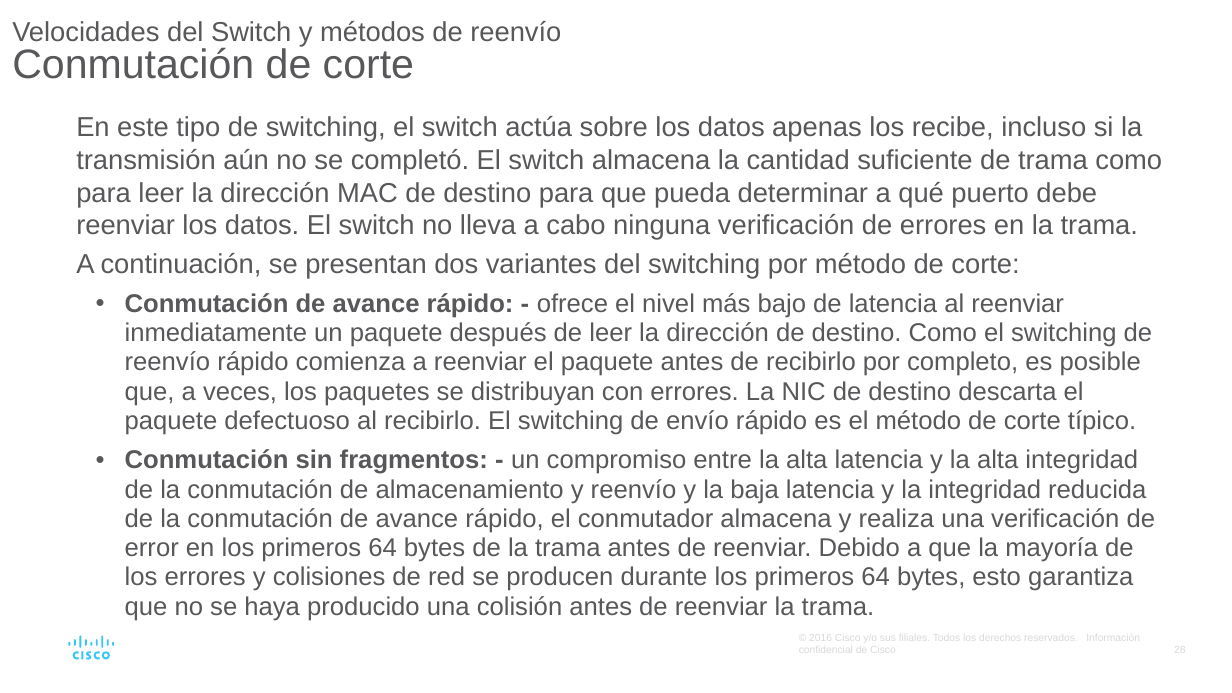
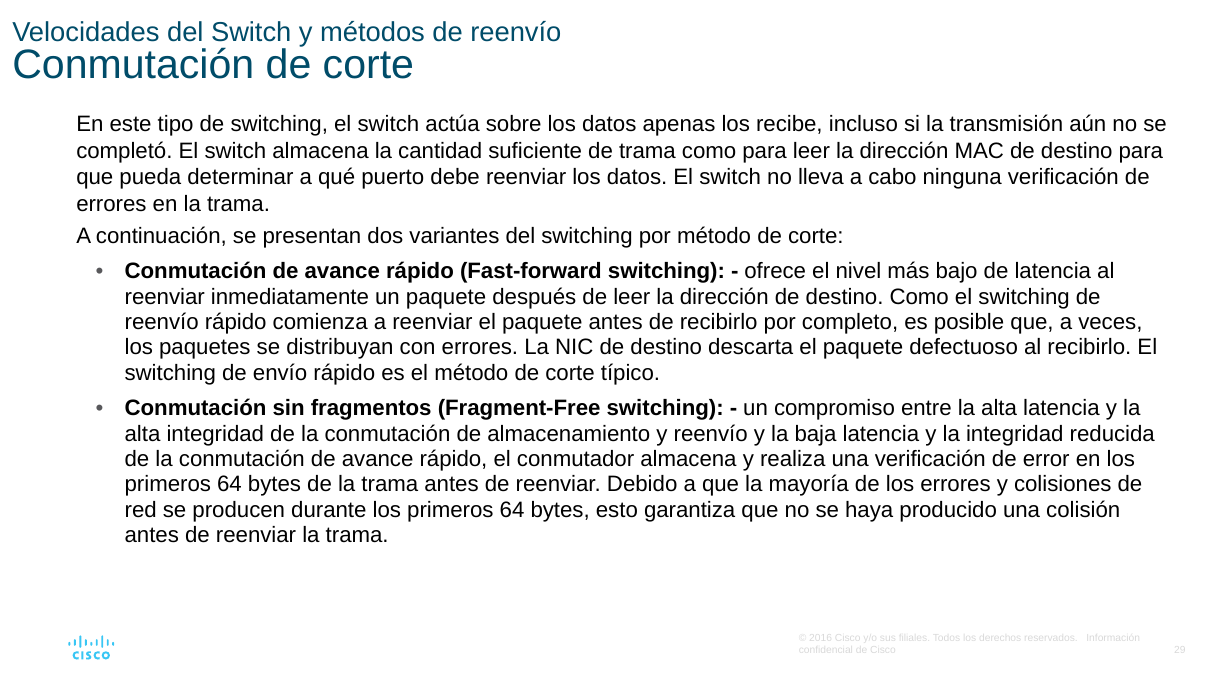
Before and after one commit to giganteavila/PAR, a slide deck: slide 29 of Presentaciones/7-Switching Ethernet.odp (slide 28 before the commit). Drawn at 1232x693 pixels with LibreOffice and Linux fonts; fonts in the diff are those of the drawing. Boxes give left, top, right and bottom in pixels: in the first picture for what was removed or moved away, otherwise in the second. Text is boxed around its words. In the diff, an @@ line names an element or a change of style, - is before the commit and + after.

Commit message:
Actualiza 7-Switching...

```diff
--- a/Presentaciones/7-Switching Ethernet.odp
+++ b/Presentaciones/7-Switching Ethernet.odp
@@ title "Velocidades del Switch y métodos ..." at (x1=12, y1=21, x2=561, y2=79): text colour #58585B to #004C69 @@
@@ text at (x1=76, y1=114, x2=1166, y2=248): size 16 to 13 pt, text colour #58585B to #000000 in "En este tipo de switching, el switch ...", "A continuación, se presentan dos variantes del ..." @@
@@ text at (x1=125, y1=261, x2=1157, y2=543): text changed; size 15 to 13 pt; text colour #58585B to #000000 @@
-  • Conmutación de avance rápido: - ofrece el nivel más bajo de latencia al reenviar inmediatamente un paquete después de leer la dirección de destino. Como el switching de reenvío rápido comienza a reenviar el paquete antes de recibirlo por completo, es posible que, a veces, los paquetes se distribuyan con errores. La NIC de destino descarta el paquete defectuoso al recibirlo. El switching de envío rápido es el método de corte típico.
-  • Conmutación sin fragmentos: - un compromiso entre la alta latencia y la alta integridad de la conmutación de almacenamiento y reenvío y la baja latencia y la integridad reducida de la conmutación de avance rápido, el conmutador almacena y realiza una verificación de error en los primeros 64 bytes de la trama antes de reenviar. Debido a que la mayoría de los errores y colisiones de red se producen durante los primeros 64 bytes, esto garantiza que no se haya producido una colisión antes de reenviar la trama.
+  • Conmutación de avance rápido (Fast-forward switching): - ofrece el nivel más bajo de latencia al reenviar inmediatamente un paquete después de leer la dirección de destino. Como el switching de reenvío rápido comienza a reenviar el paquete antes de recibirlo por completo, es posible que, a veces, los paquetes se distribuyan con errores. La NIC de destino descarta el paquete defectuoso al recibirlo. El switching de envío rápido es el método de corte típico.
+  • Conmutación sin fragmentos (Fragment-Free switching): - un compromiso entre la alta latencia y la alta integridad de la conmutación de almacenamiento y reenvío y la baja latencia y la integridad reducida de la conmutación de avance rápido, el conmutador almacena y realiza una verificación de error en los primeros 64 bytes de la trama antes de reenviar. Debido a que la mayoría de los errores y colisiones de red se producen durante los primeros 64 bytes, esto garantiza que no se haya producido una colisión antes de reenviar la trama.
```
Also in this commit, not shown: 29 other slides changed, 1 slide added.
